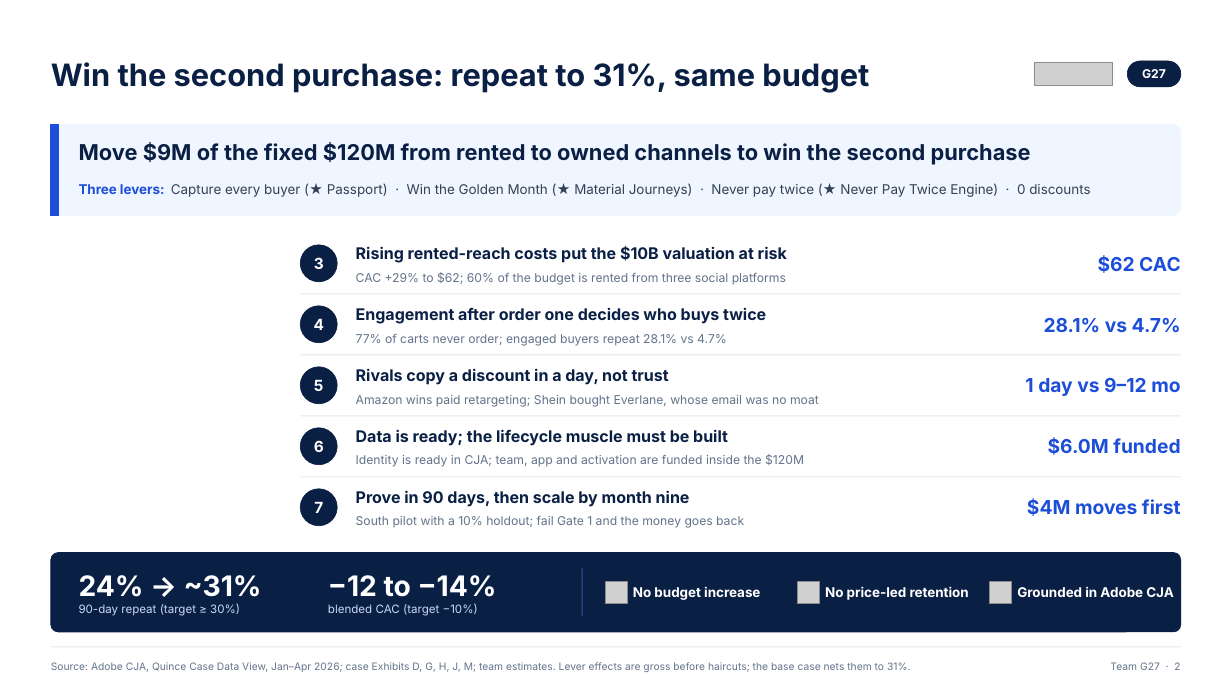
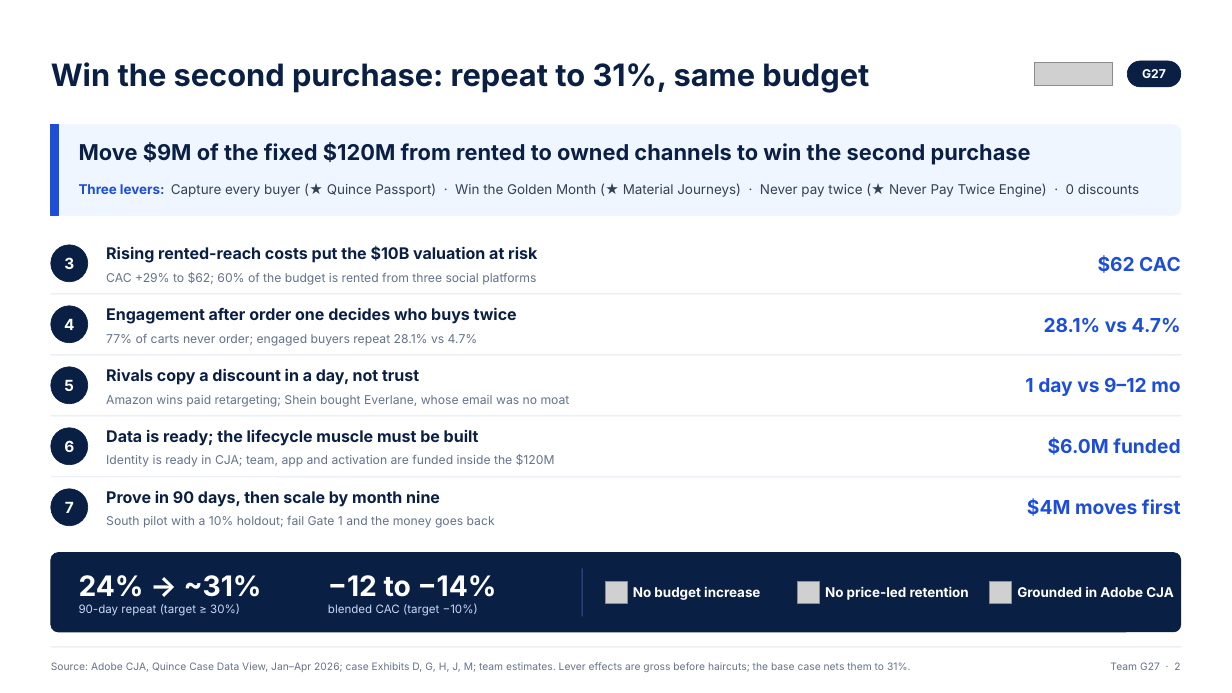
Before and after one commit to ANNYM25/Quince, a slide deck: slide 2 of deck/Team G27.pptx. Drawn at 1232x693 pixels with LibreOffice and Linux fonts; fonts in the diff are those of the drawing; grey boxes stand for pictures. Boxes give left, top, right and bottom in pixels: in the first picture for what was removed or moved away, otherwise in the second. Text is boxed around its words. In the diff, an @@ line names an element or a change of style, - is before the commit and + after.

```diff
--- a/deck/Team G27.pptx
+++ b/deck/Team G27.pptx
@@ text at box(79, 183, 1139, 197): text changed @@
-Three levers: Capture every buyer (★ Passport) · Win the Golden Month (★ Material Journeys) · Never pay twice (★ Never Pay Twice Engine) · 0 discounts
+Three levers: Capture every buyer (★ Quince Passport) · Win the Golden Month (★ Material Journeys) · Never pay twice (★ Never Pay Twice Engine) · 0 discounts
@@ text "Rising rented-reach costs put the ...": place and size @@
-text "Rising rented-reach costs put the ..." at box(356, 245, 787, 263)
+text "Rising rented-reach costs put the ..." at box(106, 246, 537, 263)
@@ text "CAC +29% to $62; 60% ...": place and size @@
-text "CAC +29% to $62; 60% ..." at box(356, 272, 786, 285)
+text "CAC +29% to $62; 60% ..." at box(106, 272, 536, 285)
@@ line moved from (300, 294) - (1181, 294) to (51, 294) - (1181, 294) @@
@@ text "Engagement after order one decides ...": place and size @@
-text "Engagement after order one decides ..." at box(356, 307, 766, 324)
+text "Engagement after order one decides ..." at box(106, 307, 517, 324)
@@ text "77% of carts never order; ...": place and size @@
-text "77% of carts never order; ..." at box(356, 334, 727, 346)
+text "77% of carts never order; ..." at box(106, 334, 478, 346)
@@ line moved from (300, 355) - (1181, 355) to (51, 355) - (1181, 355) @@
@@ text "Rivals copy a discount in ...": place and size @@
-text "Rivals copy a discount in ..." at box(356, 368, 669, 385)
+text "Rivals copy a discount in ..." at box(106, 368, 419, 385)
@@ text "Amazon wins paid retargeting; Shein ...": place and size @@
-text "Amazon wins paid retargeting; Shein ..." at box(356, 395, 819, 407)
+text "Amazon wins paid retargeting; Shein ..." at box(106, 395, 570, 407)
@@ line moved from (300, 416) - (1181, 416) to (51, 416) - (1181, 416) @@
@@ text "Data is ready; the lifecycle ...": place and size @@
-text "Data is ready; the lifecycle ..." at box(356, 429, 728, 446)
+text "Data is ready; the lifecycle ..." at box(106, 429, 479, 446)
@@ text "Identity is ready in CJA; ...": place and size @@
-text "Identity is ready in CJA; ..." at box(356, 454, 804, 467)
+text "Identity is ready in CJA; ..." at box(106, 454, 555, 467)
@@ line moved from (300, 477) - (1181, 477) to (51, 477) - (1181, 477) @@
@@ 5 texts, 5 ellipses: place and size @@
-5 texts, 5 ellipses at box(300, 245, 337, 526)
+5 texts, 5 ellipses at box(51, 245, 88, 526)
@@ text "Prove in 90 days, then ...": place and size @@
-text "Prove in 90 days, then ..." at box(356, 490, 690, 507)
+text "Prove in 90 days, then ..." at box(106, 490, 440, 507)
@@ text "South pilot with a 10% ...": place and size @@
-text "South pilot with a 10% ..." at box(356, 516, 744, 528)
+text "South pilot with a 10% ..." at box(106, 516, 495, 528)
```
Also in this commit, not shown: 21 other slides changed, 4 slides added, 7 slides removed, 3 other files.
